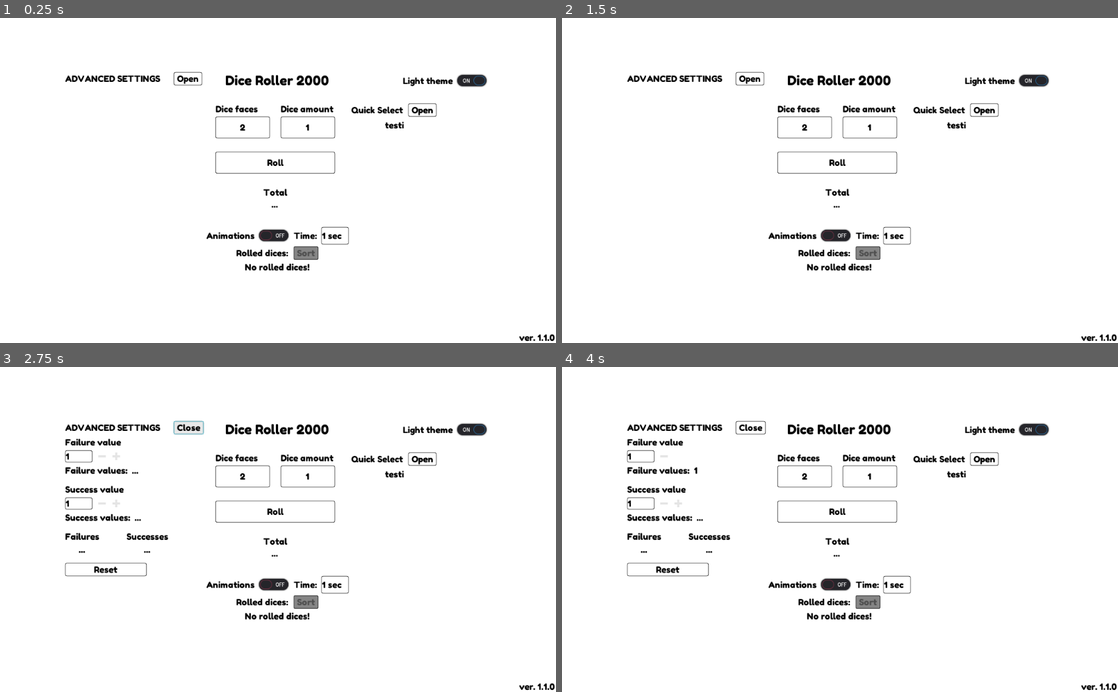
Above: before the commit, frames 1-4 (two rows, left to right).
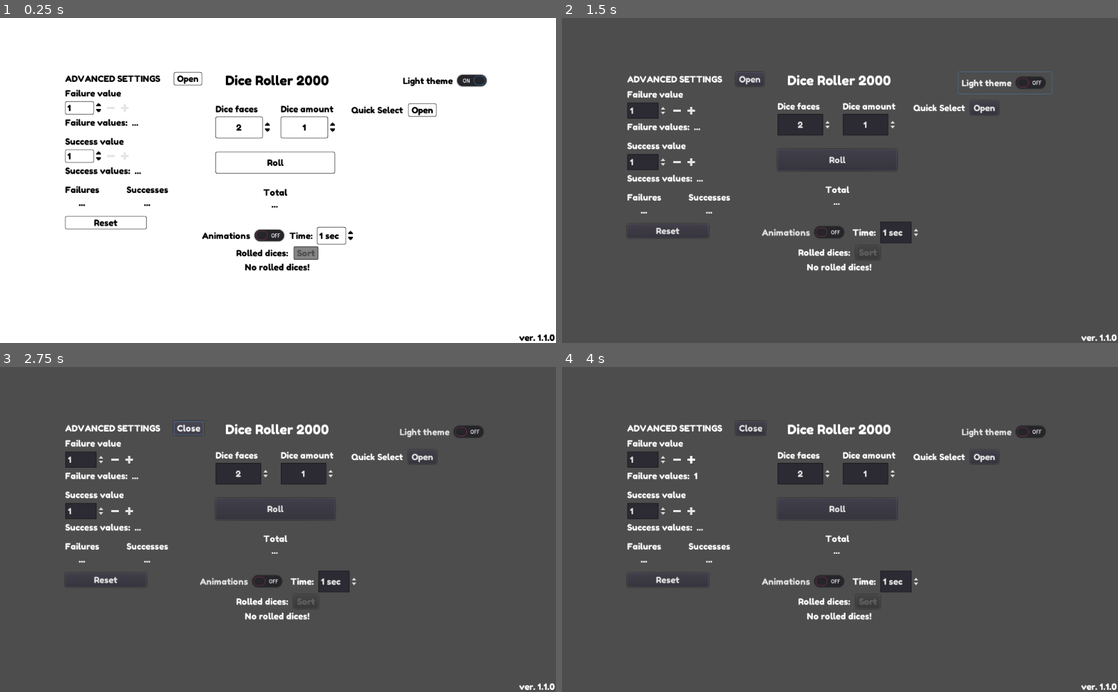
Above: after the commit, the same moments.

Repository: TheAspen/Dice_Roller_2000
Game: Godot game, scene res://Main.tscn
Two runs of this game, one before a commit and one after it. Both use one fixed random seed, a clock stepped at 60 frames per second and the inputs below.
Inputs (mouse positions are in pixels of both pictures, inside the frame that each line leads up to; where the layout moved, square brackets give the same spot in the first picture):
- Up to frame 1 (0.25 s): no input
- Up to frame 2 (1.5 s): click (956, 125) at 0.5 s, where only the run before the commit has a clickable "testi"; click "Light theme" at 1.25 s
- Up to frame 3 (2.75 s): click "Open" at 2 s
- Up to frame 4 (4 s): click (678, 458) [662, 458] at 2.75 s; click (689, 458) [678, 458] at 3.5 s

The runs differ from the first frame. In frame 1, 1.9% of the frame differs, in the area x 11-73%, y 22-70%; in frame 2, 99%, in the area x 0-100%, y 0-100%; in frame 3, 99%; in frame 4, 99%.

Commit message:
Minor fixes to theme.

Diff:
--- a/Main.tscn
+++ b/Main.tscn
@@ -75,30 +75,29 @@
 text = "Open"
 
 [node name="OptionalSettings" type="VBoxContainer" parent="App/OptionalSettingsMain"]
-visible = false
+margin_top = 29.0
+margin_right = 782.0
+margin_bottom = 290.0
+custom_constants/separation = 15
+
+[node name="FailureSettings" type="VBoxContainer" parent="App/OptionalSettingsMain/OptionalSettings"]
+margin_right = 782.0
+margin_bottom = 74.0
+custom_constants/separation = 5
+
+[node name="FailureText" type="Label" parent="App/OptionalSettingsMain/OptionalSettings/FailureSettings"]
+margin_right = 782.0
+margin_bottom = 20.0
+text = "Failure value"
+
+[node name="HBoxContainer" type="HBoxContainer" parent="App/OptionalSettingsMain/OptionalSettings/FailureSettings"]
 margin_top = 25.0
 margin_right = 782.0
-margin_bottom = 246.0
-custom_constants/separation = 15
-
-[node name="FailureSettings" type="VBoxContainer" parent="App/OptionalSettingsMain/OptionalSettings"]
-margin_right = 782.0
-margin_bottom = 62.0
-custom_constants/separation = 5
-
-[node name="FailureText" type="Label" parent="App/OptionalSettingsMain/OptionalSettings/FailureSettings"]
-margin_right = 782.0
-margin_bottom = 14.0
-text = "Failure value"
-
-[node name="HBoxContainer" type="HBoxContainer" parent="App/OptionalSettingsMain/OptionalSettings/FailureSettings"]
-margin_top = 19.0
-margin_right = 782.0
-margin_bottom = 43.0
+margin_bottom = 49.0
 custom_constants/separation = 10
 
 [node name="FailureValue" type="SpinBox" parent="App/OptionalSettingsMain/OptionalSettings/FailureSettings/HBoxContainer"]
-margin_right = 74.0
+margin_right = 66.0
 margin_bottom = 24.0
 mouse_default_cursor_shape = 2
 min_value = 1.0
@@ -106,9 +105,9 @@
 rounded = true
 
 [node name="DecreaseButtonFailure" type="TextureButton" parent="App/OptionalSettingsMain/OptionalSettings/FailureSettings/HBoxContainer"]
-margin_left = 84.0
+margin_left = 76.0
 margin_top = 4.0
-margin_right = 100.0
+margin_right = 92.0
 margin_bottom = 20.0
 hint_tooltip = "Remove a value from the failure values -list"
 mouse_default_cursor_shape = 2
@@ -119,9 +118,9 @@
 texture_hover = ExtResource( 5 )
 
 [node name="AddButtonFailure" type="TextureButton" parent="App/OptionalSettingsMain/OptionalSettings/FailureSettings/HBoxContainer"]
-margin_left = 110.0
+margin_left = 102.0
 margin_top = 4.0
-margin_right = 126.0
+margin_right = 118.0
 margin_bottom = 20.0
 hint_tooltip = "Add the value to the failure values -list"
 mouse_default_cursor_shape = 2
@@ -132,43 +131,43 @@
 texture_hover = ExtResource( 4 )
 
 [node name="HBoxContainer2" type="HBoxContainer" parent="App/OptionalSettingsMain/OptionalSettings/FailureSettings"]
-margin_top = 48.0
-margin_right = 782.0
-margin_bottom = 62.0
+margin_top = 54.0
+margin_right = 782.0
+margin_bottom = 74.0
 
 [node name="Label" type="Label" parent="App/OptionalSettingsMain/OptionalSettings/FailureSettings/HBoxContainer2"]
-margin_right = 96.0
-margin_bottom = 14.0
+margin_right = 119.0
+margin_bottom = 20.0
 hint_tooltip = "Current failure values"
 mouse_filter = 0
 text = "Failure values: "
 align = 1
 
 [node name="FailureValuesArray" type="Label" parent="App/OptionalSettingsMain/OptionalSettings/FailureSettings/HBoxContainer2"]
-margin_left = 100.0
-margin_right = 112.0
-margin_bottom = 14.0
+margin_left = 123.0
+margin_right = 135.0
+margin_bottom = 20.0
 text = "..."
 
 [node name="SuccessSettings" type="VBoxContainer" parent="App/OptionalSettingsMain/OptionalSettings"]
-margin_top = 77.0
-margin_right = 782.0
-margin_bottom = 139.0
+margin_top = 89.0
+margin_right = 782.0
+margin_bottom = 163.0
 custom_constants/separation = 5
 
 [node name="SuccessText" type="Label" parent="App/OptionalSettingsMain/OptionalSettings/SuccessSettings"]
 margin_right = 782.0
-margin_bottom = 14.0
+margin_bottom = 20.0
 text = "Success value"
 
 [node name="HBoxContainer2" type="HBoxContainer" parent="App/OptionalSettingsMain/OptionalSettings/SuccessSettings"]
-margin_top = 19.0
-margin_right = 782.0
-margin_bottom = 43.0
+margin_top = 25.0
+margin_right = 782.0
+margin_bottom = 49.0
 custom_constants/separation = 10
 
 [node name="SuccessValue" type="SpinBox" parent="App/OptionalSettingsMain/OptionalSettings/SuccessSettings/HBoxContainer2"]
-margin_right = 74.0
+margin_right = 66.0
 margin_bottom = 24.0
 mouse_default_cursor_shape = 2
 min_value = 1.0
@@ -176,9 +175,9 @@
 rounded = true
 
 [node name="DecreaseButtonSuccess" type="TextureButton" parent="App/OptionalSettingsMain/OptionalSettings/SuccessSettings/HBoxContainer2"]
-margin_left = 84.0
+margin_left = 76.0
 margin_top = 4.0
-margin_right = 100.0
+margin_right = 92.0
 margin_bottom = 20.0
 hint_tooltip = "Remove a value from the success values -list"
 mouse_default_cursor_shape = 2
@@ -189,9 +188,9 @@
 texture_hover = ExtResource( 5 )
 
 [node name="AddButtonSuccess" type="TextureButton" parent="App/OptionalSettingsMain/OptionalSettings/SuccessSettings/HBoxContainer2"]
-margin_left = 110.0
+margin_left = 102.0
 margin_top = 4.0
-margin_right = 126.0
+margin_right = 118.0
 margin_bottom = 20.0
 hint_tooltip = "Add the value to the success values -list"
 mouse_default_cursor_shape = 2
@@ -202,69 +201,69 @@
 texture_hover = ExtResource( 4 )
 
 [node name="HBoxContainer" type="HBoxContainer" parent="App/OptionalSettingsMain/OptionalSettings/SuccessSettings"]
-margin_top = 48.0
-margin_right = 782.0
-margin_bottom = 62.0
+margin_top = 54.0
+margin_right = 782.0
+margin_bottom = 74.0
 
 [node name="Label2" type="Label" parent="App/OptionalSettingsMain/OptionalSettings/SuccessSettings/HBoxContainer"]
-margin_right = 104.0
-margin_bottom = 14.0
+margin_right = 124.0
+margin_bottom = 20.0
 hint_tooltip = "Current success values"
 mouse_filter = 0
 text = "Success values: "
 align = 1
 
 [node name="SuccessValuesArray" type="Label" parent="App/OptionalSettingsMain/OptionalSettings/SuccessSettings/HBoxContainer"]
-margin_left = 108.0
-margin_right = 120.0
-margin_bottom = 14.0
+margin_left = 128.0
+margin_right = 140.0
+margin_bottom = 20.0
 text = "..."
 
 [node name="OptionalResultHBox" type="HBoxContainer" parent="App/OptionalSettingsMain/OptionalSettings"]
-margin_top = 154.0
-margin_right = 782.0
-margin_bottom = 186.0
+margin_top = 178.0
+margin_right = 782.0
+margin_bottom = 222.0
 custom_constants/separation = 50
 
 [node name="FailureVBox" type="VBoxContainer" parent="App/OptionalSettingsMain/OptionalSettings/OptionalResultHBox"]
-margin_right = 50.0
-margin_bottom = 32.0
+margin_right = 63.0
+margin_bottom = 44.0
 
 [node name="FailureResultText" type="Label" parent="App/OptionalSettingsMain/OptionalSettings/OptionalResultHBox/FailureVBox"]
-margin_right = 50.0
-margin_bottom = 14.0
+margin_right = 63.0
+margin_bottom = 20.0
 text = "Failures"
 
 [node name="FailureResultValue" type="Label" parent="App/OptionalSettingsMain/OptionalSettings/OptionalResultHBox/FailureVBox"]
-margin_top = 18.0
-margin_right = 50.0
-margin_bottom = 32.0
+margin_top = 24.0
+margin_right = 63.0
+margin_bottom = 44.0
 text = "..."
 align = 1
 valign = 1
 
 [node name="SuccessVBox" type="VBoxContainer" parent="App/OptionalSettingsMain/OptionalSettings/OptionalResultHBox"]
-margin_left = 100.0
-margin_right = 166.0
-margin_bottom = 32.0
+margin_left = 113.0
+margin_right = 190.0
+margin_bottom = 44.0
 
 [node name="SuccessResultText" type="Label" parent="App/OptionalSettingsMain/OptionalSettings/OptionalResultHBox/SuccessVBox"]
-margin_right = 66.0
-margin_bottom = 14.0
+margin_right = 77.0
+margin_bottom = 20.0
 text = "Successes"
 
 [node name="SuccessResultValue" type="Label" parent="App/OptionalSettingsMain/OptionalSettings/OptionalResultHBox/SuccessVBox"]
-margin_top = 18.0
-margin_right = 66.0
-margin_bottom = 32.0
+margin_top = 24.0
+margin_right = 77.0
+margin_bottom = 44.0
 text = "..."
 align = 1
 valign = 1
 
 [node name="ClearOptionalValues" type="Button" parent="App/OptionalSettingsMain/OptionalSettings"]
-margin_top = 201.0
+margin_top = 237.0
 margin_right = 150.0
-margin_bottom = 221.0
+margin_bottom = 261.0
 rect_min_size = Vector2( 150, 0 )
 mouse_default_cursor_shape = 2
 size_flags_horizontal = 0
@@ -311,6 +310,7 @@
 margin_top = 24.0
 margin_right = 687.0
 margin_bottom = 223.0
+mouse_filter = 2
 custom_constants/margin_left = 182
 
 [node name="CenterHBox" type="HBoxContainer" parent="App/VBoxContainer/HBoxContainer/VBoxContainer/CenterContainer/CenterMargin"]
@@ -411,7 +411,7 @@
 [node name="ResultText" type="Label" parent="App/VBoxContainer/HBoxContainer/VBoxContainer/CenterContainer/CenterMargin/CenterHBox/Container/Results"]
 margin_right = 220.0
 margin_bottom = 20.0
-hint_tooltip = "All rolled dices count together"
+hint_tooltip = "Total sum, when dice values are combined."
 mouse_filter = 0
 text = "Total"
 align = 1
@@ -463,18 +463,12 @@
 items = [ "D4", null, false, "D6", null, false, "D8", null, false, "D10", null, false, "D12", null, false, "D20", null, false ]
 allow_reselect = true
 
-[node name="MenuButton" type="MenuButton" parent="App/VBoxContainer/HBoxContainer/VBoxContainer/CenterContainer/CenterMargin/CenterHBox/QuickSelection"]
-margin_top = 28.0
-margin_right = 160.0
-margin_bottom = 52.0
-text = "testi"
-items = [ "D4", null, 0, false, false, 0, 0, null, "", false, "D6", null, 0, false, false, 1, 0, null, "", false, "D8", null, 0, false, false, 2, 0, null, "", false, "D10", null, 0, false, false, 3, 0, null, "", false, "D12", null, 0, false, false, 4, 0, null, "", false, "D20", null, 0, false, false, 5, 0, null, "", false ]
-
 [node name="RolledDicesArray" type="VBoxContainer" parent="App/VBoxContainer"]
 margin_top = 286.0
 margin_right = 782.0
 margin_bottom = 500.0
 grow_vertical = 2
+mouse_filter = 2
 alignment = 2
 
 [node name="AnimationSettings" type="HBoxContainer" parent="App/VBoxContainer/RolledDicesArray"]
@@ -483,8 +477,8 @@
 alignment = 1
 
 [node name="AnimToggle" type="CheckButton" parent="App/VBoxContainer/RolledDicesArray/AnimationSettings"]
-margin_left = 260.0
-margin_right = 417.0
+margin_left = 252.0
+margin_right = 409.0
 margin_bottom = 32.0
 hint_tooltip = "Enable dice rolling animations.
 Disable if you want to see results instantly."
@@ -493,15 +487,15 @@
 text = "Animations"
 
 [node name="AnimTimeLabel" type="Label" parent="App/VBoxContainer/RolledDicesArray/AnimationSettings"]
-margin_left = 421.0
+margin_left = 413.0
 margin_top = 6.0
-margin_right = 468.0
+margin_right = 460.0
 margin_bottom = 26.0
 text = "Time: "
 
 [node name="AnimTime" type="SpinBox" parent="App/VBoxContainer/RolledDicesArray/AnimationSettings"]
-margin_left = 472.0
-margin_right = 522.0
+margin_left = 464.0
+margin_right = 530.0
 margin_bottom = 32.0
 hint_tooltip = "Animation time for a single roll. Default: 1 second"
 min_value = 1.0
--- a/Scripts/MainScript.gd
+++ b/Scripts/MainScript.gd
@@ -26,6 +26,11 @@
 onready var themeSwitch = $App/ThemeSwitch
 onready var diceList = $App/VBoxContainer/HBoxContainer/VBoxContainer/CenterContainer/CenterMargin/CenterHBox/QuickSelection/DiceList
 onready var quickSelectionHeader = $App/VBoxContainer/HBoxContainer/VBoxContainer/CenterContainer/CenterMargin/CenterHBox/QuickSelection/Header
+onready var decreaseButtonFailure = $App/OptionalSettingsMain/OptionalSettings/FailureSettings/HBoxContainer/DecreaseButtonFailure
+onready var addButtonFailure = $App/OptionalSettingsMain/OptionalSettings/FailureSettings/HBoxContainer/AddButtonFailure
+onready var decreaseButtonSuccess = $App/OptionalSettingsMain/OptionalSettings/SuccessSettings/HBoxContainer2/DecreaseButtonSuccess
+onready var addButtonSuccess = $App/OptionalSettingsMain/OptionalSettings/SuccessSettings/HBoxContainer2/AddButtonSuccess
+
 
 var mainTheme = preload("res://assets/themes/main_theme.tres")
 var defaultTheme = preload("res://assets/themes/default_theme.tres")
--- a/assets/themes/main_theme.tres
+++ b/assets/themes/main_theme.tres
@@ -1,6 +1,7 @@
 [gd_resource type="Theme" load_steps=21 format=2]
 
 [ext_resource path="res://assets/fonts/FredokaOne-Regular.ttf" type="DynamicFontData" id=1]
+[ext_resource path="res://assets/arrows_smaller.png" type="Texture" id=2]
 
 [sub_resource type="StyleBoxFlat" id=22]
 bg_color = Color( 0.521569, 0.521569, 0.521569, 1 )
@@ -83,6 +84,7 @@
 
 [sub_resource type="StyleBoxFlat" id=19]
 content_margin_left = 5.0
+content_margin_right = 5.0
 content_margin_top = 2.0
 bg_color = Color( 1, 1, 1, 1 )
 border_width_left = 1
@@ -98,6 +100,15 @@
 
 [sub_resource type="StyleBoxFlat" id=20]
 bg_color = Color( 0.898039, 0.898039, 0.898039, 1 )
+border_width_left = 1
+border_width_top = 1
+border_width_right = 1
+border_width_bottom = 1
+border_blend = true
+corner_radius_top_left = 3
+corner_radius_top_right = 3
+corner_radius_bottom_right = 3
+corner_radius_bottom_left = 3
 
 [sub_resource type="StyleBoxEmpty" id=6]
 
@@ -110,6 +121,9 @@
 border_color = Color( 0, 0, 0, 1 )
 
 [sub_resource type="StyleBoxFlat" id=12]
+content_margin_left = 4.0
+content_margin_top = 2.0
+content_margin_bottom = 2.0
 bg_color = Color( 1, 1, 1, 1 )
 border_width_left = 1
 border_width_top = 1
@@ -126,8 +140,6 @@
 bg_color = Color( 1, 1, 1, 1 )
 
 [sub_resource type="StyleBoxFlat" id=11]
-
-[sub_resource type="ImageTexture" id=18]
 
 [sub_resource type="DynamicFont" id=8]
 use_filter = true
@@ -152,6 +164,7 @@
 CheckButton/styles/pressed = SubResource( 17 )
 ItemList/colors/font_color = Color( 0, 0, 0, 1 )
 ItemList/colors/font_color_selected = Color( 0, 0, 0, 1 )
+ItemList/constants/vseparation = 4
 ItemList/styles/bg = SubResource( 19 )
 ItemList/styles/selected_focus = SubResource( 20 )
 Label/colors/font_color = Color( 0, 0, 0, 1 )
@@ -162,4 +175,4 @@
 LineEdit/styles/normal = SubResource( 12 )
 LineEdit/styles/read_only = SubResource( 10 )
 Panel/styles/panel = SubResource( 11 )
-SpinBox/icons/updown = SubResource( 18 )
+SpinBox/icons/updown = ExtResource( 2 )
Binary file added: assets/arrows.png
Not shown, added: assets/arrows.png.import
Binary file added: assets/arrows_smaller.png
Not shown, added: assets/arrows_smaller.png.import
